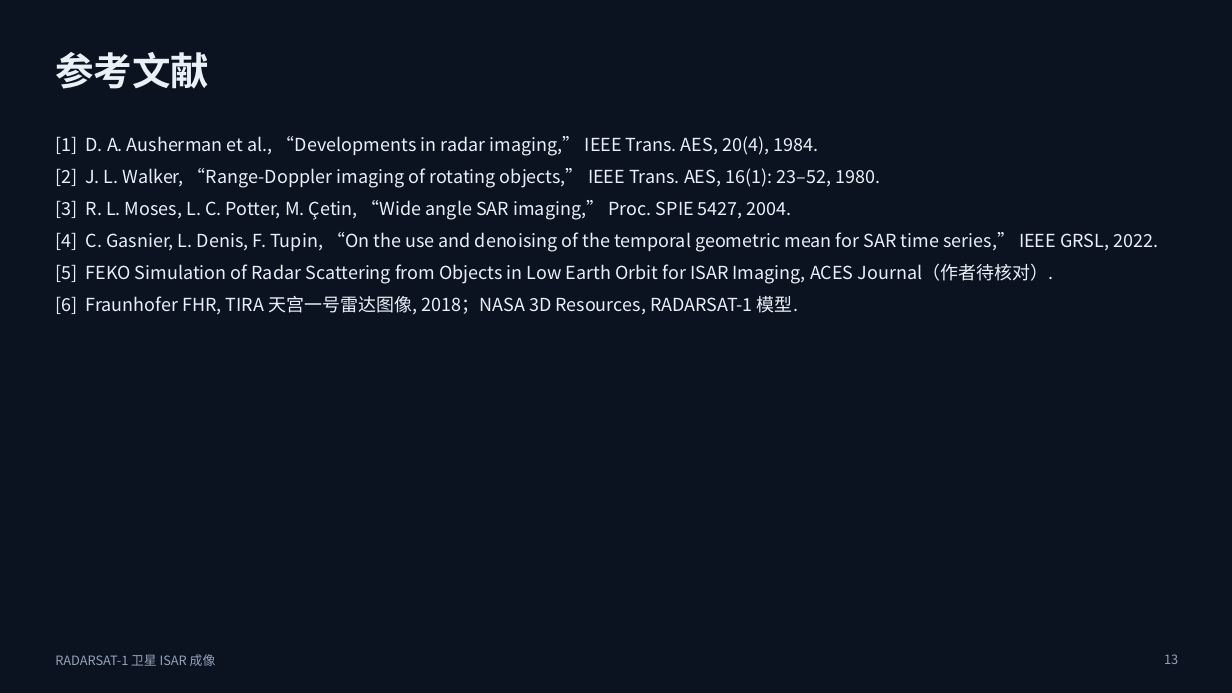
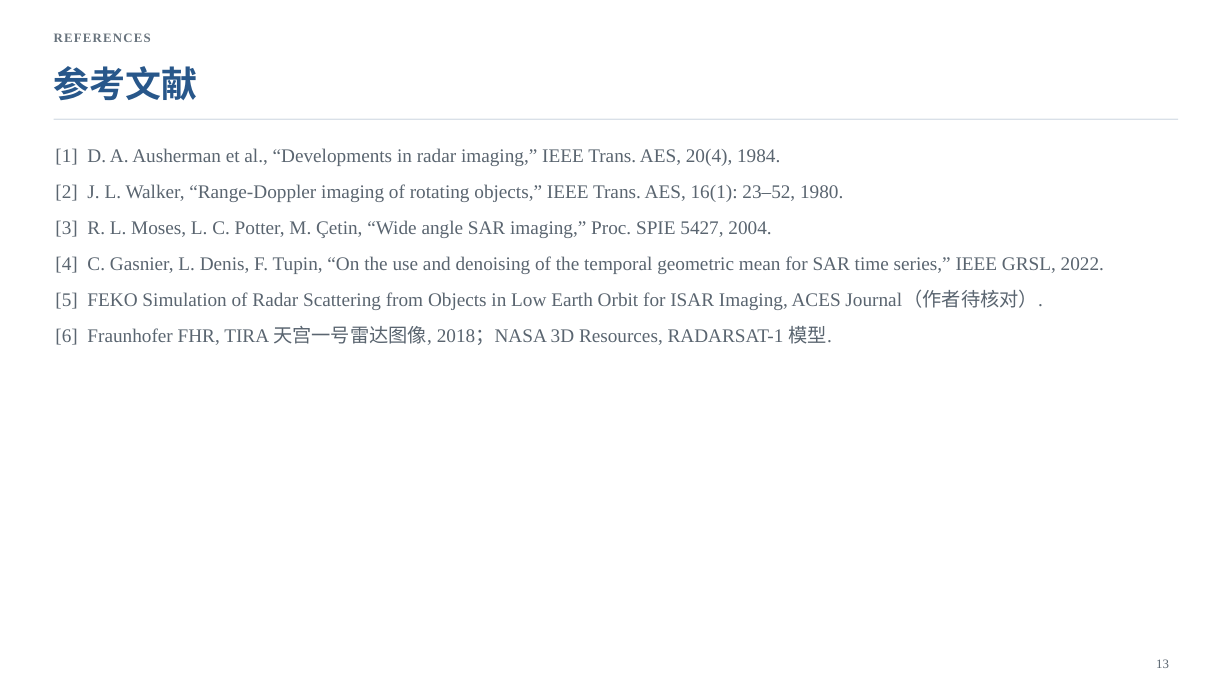
Before and after one commit to anotherdimension1013-del/2026whph, a slide deck: slide 13 of isar/ppt/ISAR_RADARSAT1_汇报.pptx. Drawn at 1232x693 pixels with LibreOffice and Linux fonts; fonts in the diff are those of the drawing; background and template pictures are left out. Boxes give left, top, right and bottom in pixels: in the first picture for what was removed or moved away, otherwise in the second. Text is boxed around its words. In the diff, an @@ line names an element or a change of style, - is before the commit and + after.

```diff
--- a/isar/ppt/ISAR_RADARSAT1_汇报.pptx
+++ b/isar/ppt/ISAR_RADARSAT1_汇报.pptx
@@ background #0B1220 to #FFFFFF @@
@@ title "参考文献": place and size @@
-title "参考文献" at box(55, 52, 209, 89)
+title "参考文献" at box(54, 66, 198, 101)
@@ title "参考文献" at box(54, 66, 198, 101): size 30 to 28 pt, font Noto Sans CJK SC to Times New Roman, text colour #EAF0F7 to #28578A @@
@@ text added at box(54, 33, 151, 42), 10 pt, text #68737D, bold @@
+REFERENCES
@@ line added from (54, 119) to (1178, 119), #D9E0E8 1 pt @@
@@ text "[1] D. A. Ausherman et ...": place and size @@
-text "[1] D. A. Ausherman et ..." at box(55, 136, 1158, 315)
+text "[1] D. A. Ausherman et ..." at box(55, 148, 1104, 345)
@@ text "[1] D. A. Ausherman et ..." at box(55, 148, 1104, 345): size 14 to 15 pt, font Noto Sans CJK SC to Times New Roman, text colour #EAF0F7 to #5A6570; more space between paragraphs @@
@@ text removed at box(55, 654, 216, 666) @@
-RADARSAT-1 卫星 ISAR 成像
@@ page number: place and size @@
-page number at box(1164, 654, 1178, 664)
+page number at box(1156, 659, 1169, 668)
@@ page number at box(1156, 659, 1169, 668): font Noto Sans CJK SC to Times New Roman, text colour #93A3B8 to #5A6570 @@
```
Also in this commit, not shown: 12 other slides changed, 19 other files.
